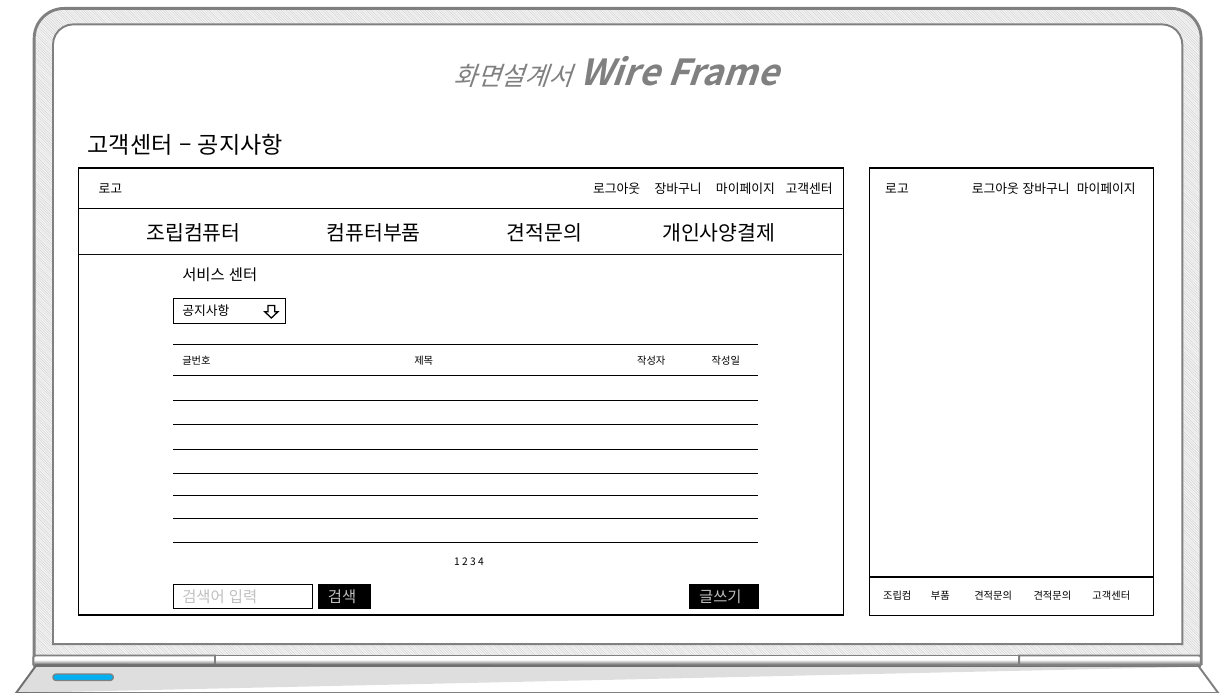
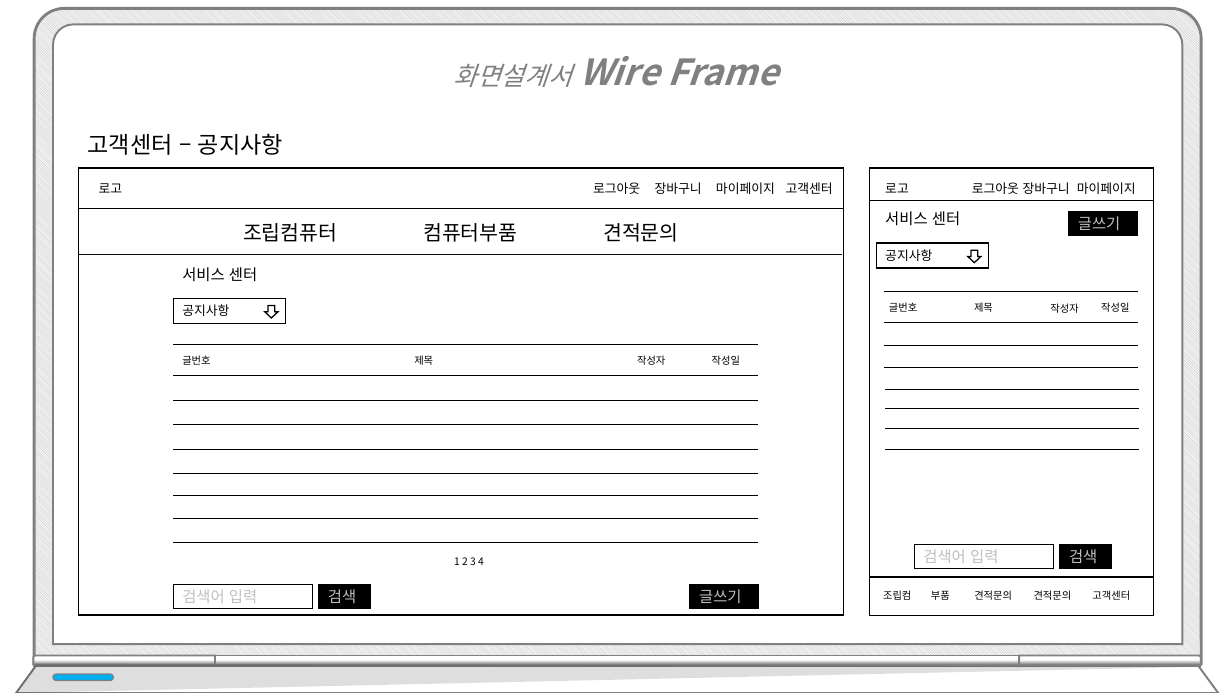
Before and after one commit to hhsw07/ezen-academy-projects, a slide deck: slide 9 of WebContent/khj/5차 컴퓨터판매.pptx. Drawn at 1232x693 pixels with LibreOffice and Linux fonts; fonts in the diff are those of the drawing. Boxes give left, top, right and bottom in pixels: in the first picture for what was removed or moved away, otherwise in the second. Text is boxed around its words. In the diff, an @@ line names an element or a change of style, - is before the commit and + after.

```diff
--- a/WebContent/khj/5차 컴퓨터판매.pptx
+++ b/WebContent/khj/5차 컴퓨터판매.pptx
@@ line added from (870, 201) to (1153, 201), #000000 0.5 pt @@
@@ text at <box>243,223,678,242</box>: text changed @@
-조립컴퓨터 컴퓨터부품 견적문의 개인사양결제
+조립컴퓨터 컴퓨터부품 견적문의
@@ text added at <box>885,211,960,226</box>, 12 pt, text #000000 @@
+서비스 센터
@@ rectangle added at <box>1069,212,1138,236</box>, fill #000000, outline #000000 1 pt, 12 pt, text #BFBFBF @@
+글쓰기
@@ rectangle added at <box>876,243,989,268</box>, fill #FFFFFF, outline #000000 1 pt, 10 pt, text #000000 @@
+공지사항
@@ down arrow added at <box>968,250,981,263</box>, fill #FFFFFF, outline #000000 1 pt @@
@@ line added from (884, 291) to (1138, 291), #000000 0.5 pt @@
@@ line added from (884, 323) to (1138, 323), #000000 0.5 pt @@
@@ text added at <box>889,302,917,312</box>, 8 pt, text #000000 @@
+글번호
@@ text added at <box>974,302,993,312</box>, 8 pt, text #000000 @@
+제목
@@ text added at <box>1050,303,1078,313</box>, 8 pt, text #000000 @@
+작성자
@@ text added at <box>1101,302,1129,312</box>, 8 pt, text #000000 @@
+작성일
@@ line added from (884, 346) to (1138, 346), #000000 0.5 pt @@
@@ line added from (884, 368) to (1138, 368), #000000 0.5 pt @@
@@ line added from (885, 389) to (1139, 389), #000000 0.5 pt @@
@@ line added from (885, 409) to (1139, 409), #000000 0.5 pt @@
@@ line added from (885, 429) to (1140, 429), #000000 0.5 pt @@
@@ line added from (885, 450) to (1139, 450), #000000 0.5 pt @@
@@ rectangle added at <box>914,545,1054,569</box>, fill #FFFFFF, outline #000000 1 pt, 12 pt, text #BFBFBF @@
+검색어 입력
@@ rectangle added at <box>1060,545,1112,569</box>, fill #000000, outline #000000 1 pt, 12 pt, text #BFBFBF @@
+검색
```
Also in this commit, not shown: 18 other slides changed, 1 other file.
